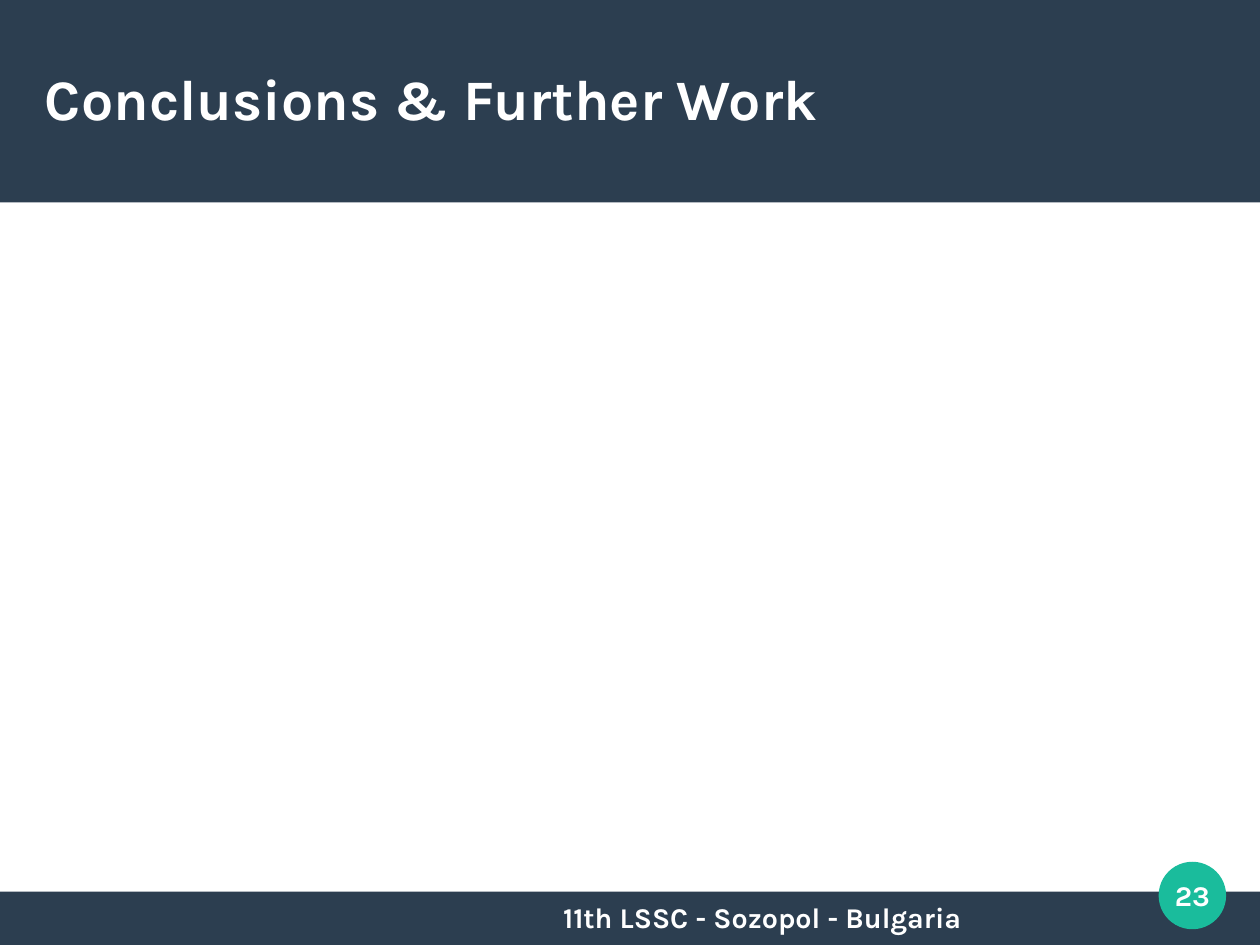
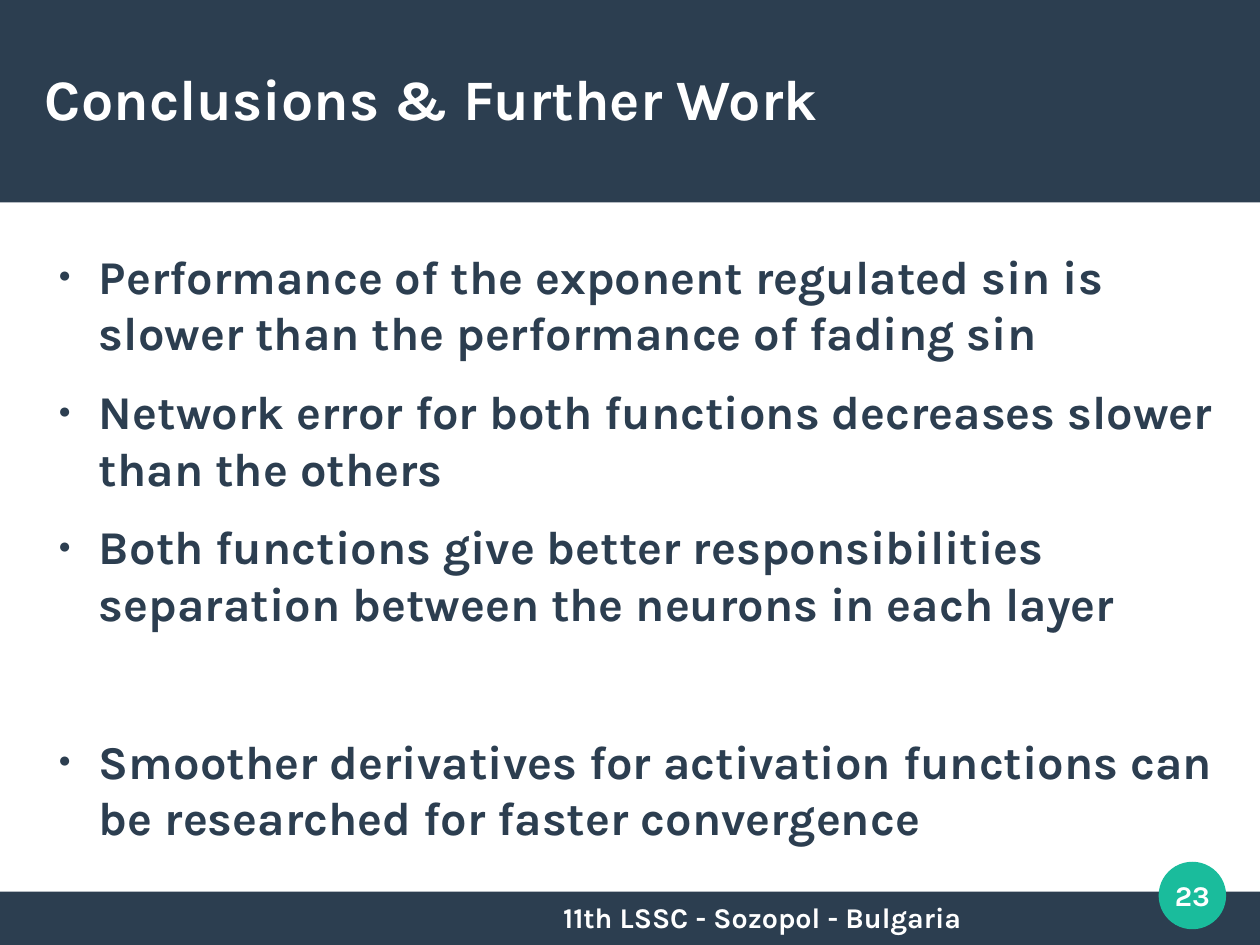
Before and after one commit to TodorBalabanov/Large-Scale-Scientific-Computations-2017, a slide deck: slide 23 of HybridApproachBasedOnCombinationOfBackpropagationAndEvolutionaryAlgorithmsForArtificialNeuralNetworksTrainingByUsingMobileDevicesInDistributedComputingEnvironment.odp. Drawn at 1260x945 pixels with LibreOffice and Linux fonts; fonts in the diff are those of the drawing; background and template pictures are left out. Boxes give left, top, right and bottom in pixels: in the first picture for what was removed or moved away, otherwise in the second. Text is boxed around its words. In the diff, an @@ line names an element or a change of style, - is before the commit and + after.

```diff
--- a/HybridApproachBasedOnCombinationOfBackpropagationAndEvolutionaryAlgorithmsForArtificialNeuralNetworksTrainingByUsingMobileDevicesInDistributedComputingEnvironment.odp
+++ b/HybridApproachBasedOnCombinationOfBackpropagationAndEvolutionaryAlgorithmsForArtificialNeuralNetworksTrainingByUsingMobileDevicesInDistributedComputingEnvironment.odp
@@ text added at (x1=99, y1=260, x2=1212, y2=846), 29.6 pt, text #2C3E50, bold @@
+● Performance of the exponent regulated sin is slower than the performance of fading sin
+● Network error for both functions decreases slower than the others
+● Both functions give better responsibilities separation between the neurons in each layer
+● Smoother derivatives for activation functions can be researched for faster convergence
```
Also in this commit, not shown: 3 other slides changed.
